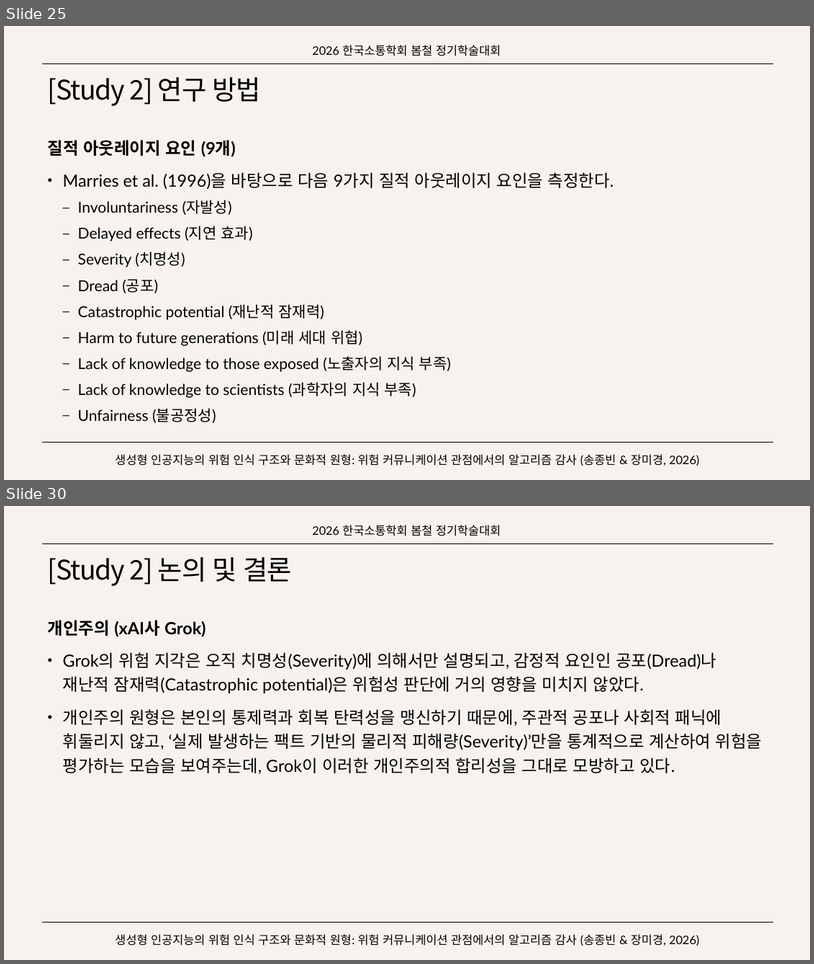
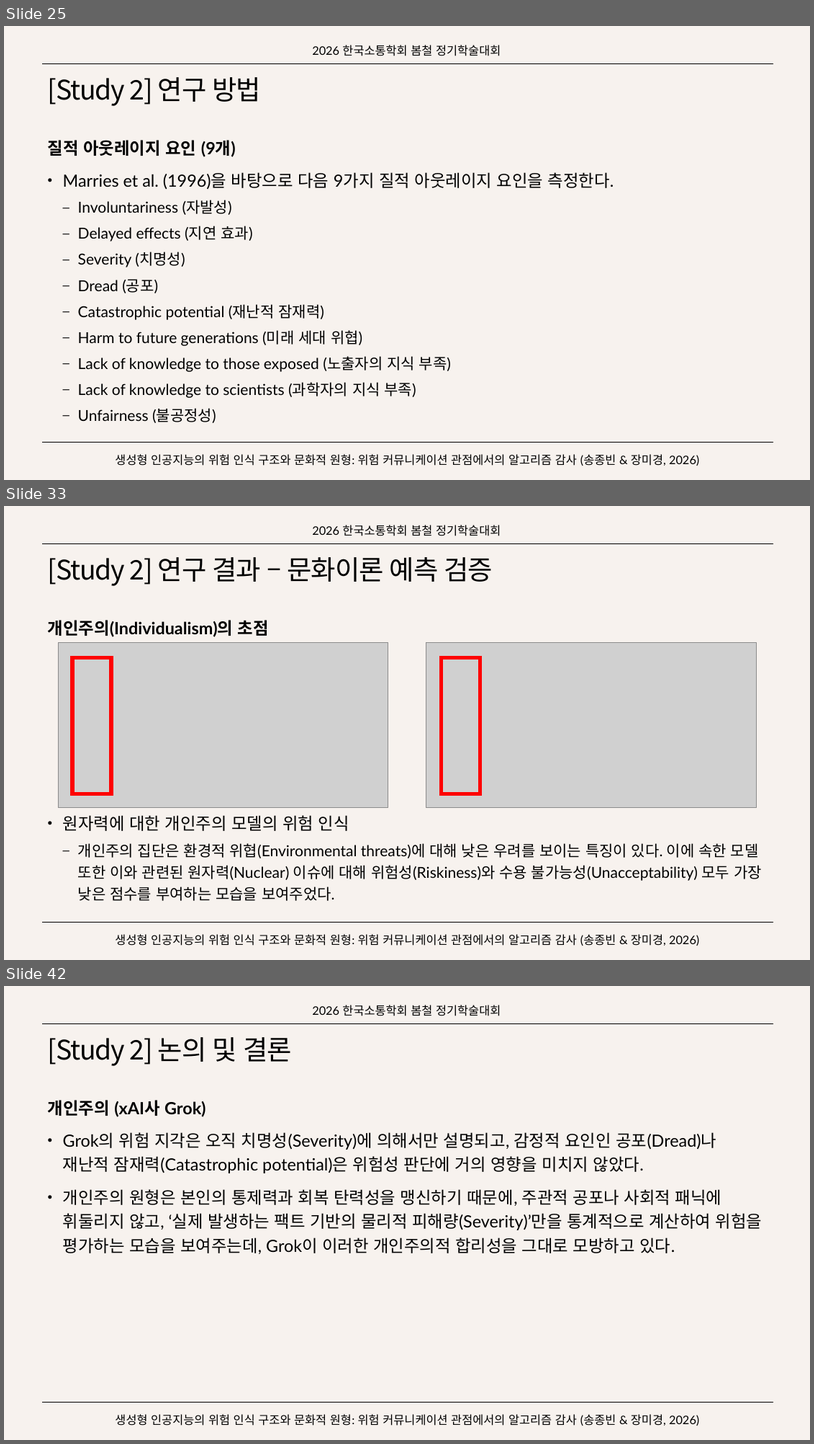
Before and after one commit to SongJongbeen/26-1, a slide deck: 연구/소통학회/생성형 인공지능의 위험 인식 구조와 문화적 원형.pptx. Shown one above the other, each under a label of ours: slides 25 and 30 before the commit, slides 25, 33 and 42 after it; the slides between them are not shown. The pictures are 814x964 and 814x1444 pixels, drawn with LibreOffice and Linux fonts; fonts in the diff are those of the drawing; grey boxes stand for pictures. Boxes give left, top, right and bottom in pixels: in the first picture for what was removed or moved away, otherwise in the second. Text is boxed around its words. In the diff, an @@ line names an element or a change of style, - is before the commit and + after.

```diff
--- a/연구/소통학회/생성형 인공지능의 위험 인식 구조와 문화적 원형.pptx
+++ b/연구/소통학회/생성형 인공지능의 위험 인식 구조와 문화적 원형.pptx
@@ slide 33 added at [4, 506, 810, 960], background #F7F2EE; not listed: 2 template elements that a slide beside it also shows @@
@@ text added at [312, 525, 501, 536], 14 pt, text #000000 @@
+2026 한국소통학회 봄철 정기학술대회
@@ title added at [48, 557, 494, 586], 32 pt, text #000000 @@
+[Study 2] 연구 결과 – 문화이론 예측 검증
@@ text added at [48, 620, 762, 901], 18 pt, text #000000 @@
+개인주의(Individualism)의 초점
+• 원자력에 대한 개인주의 모델의 위험 인식
+  – 개인주의 집단은 환경적 위협(Environmental threats)에 대해 낮은 우려를 보이는 특징이 있다. 이에 속한 모델 또한 이와 관련된 원자력(Nuclear) 이슈에 대해 위험성(Riskiness)와 수용 불가능성(Unacceptability) 모두 가장 낮은 점수를 부여하는 모습을 보여주었다.
@@ picture added at [58, 643, 388, 808] @@
@@ picture added at [427, 643, 756, 808] @@
@@ rectangle added at [72, 658, 111, 794], outline #FF0000 4.5 pt @@
@@ rectangle added at [442, 658, 481, 794], outline #FF0000 4.5 pt @@
@@ text added at [115, 934, 700, 945], 14 pt, text #000000 @@
+생성형 인공지능의 위험 인식 구조와 문화적 원형: 위험 커뮤니케이션 관점에서의 알고리즘 감사 (송종빈 & 장미경, 2026)
@@ what was slide 30 is now slide 42 @@
```
Also in this commit, not shown: 9 slides changed, 6 other slides added, 16 other files.
